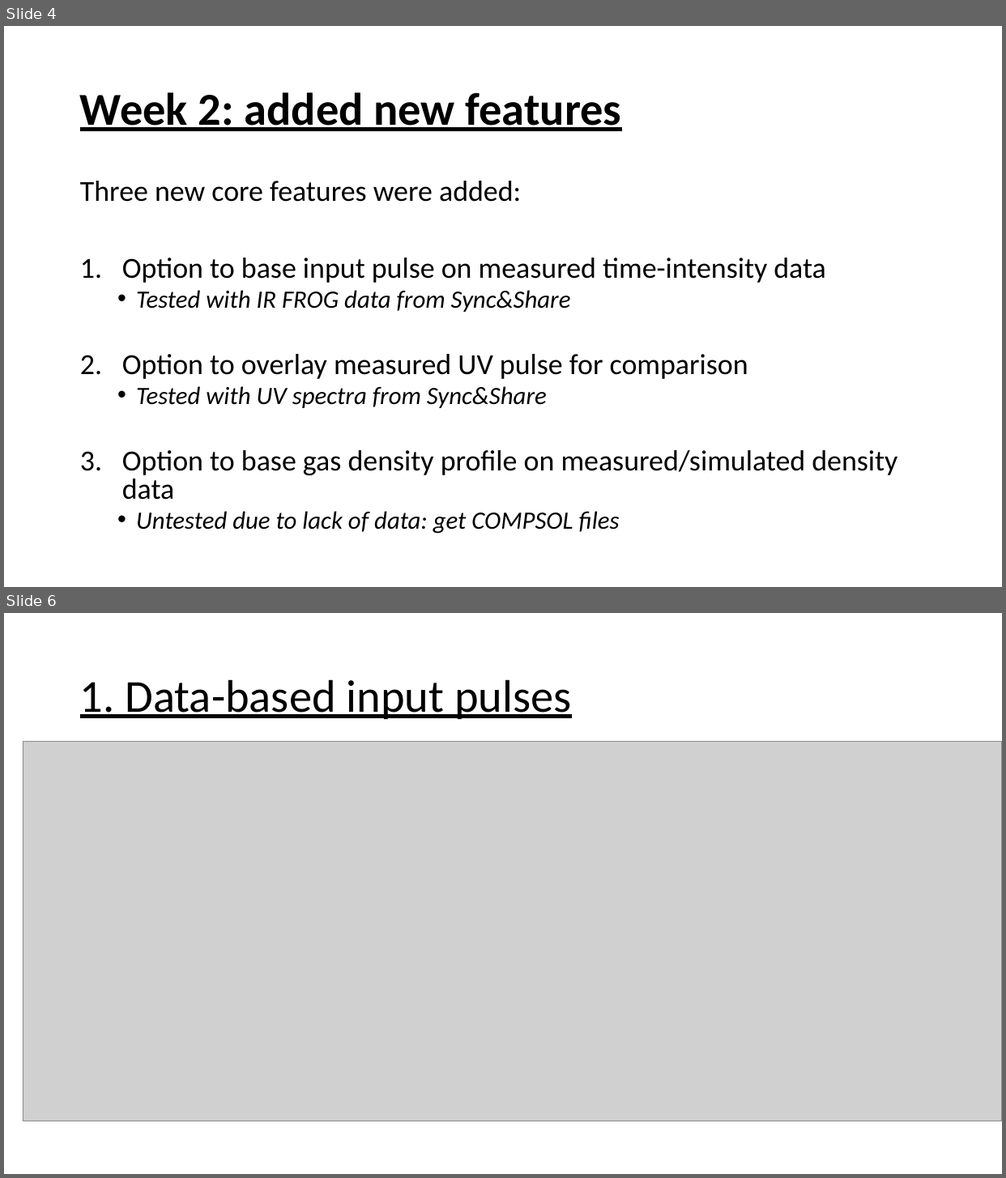
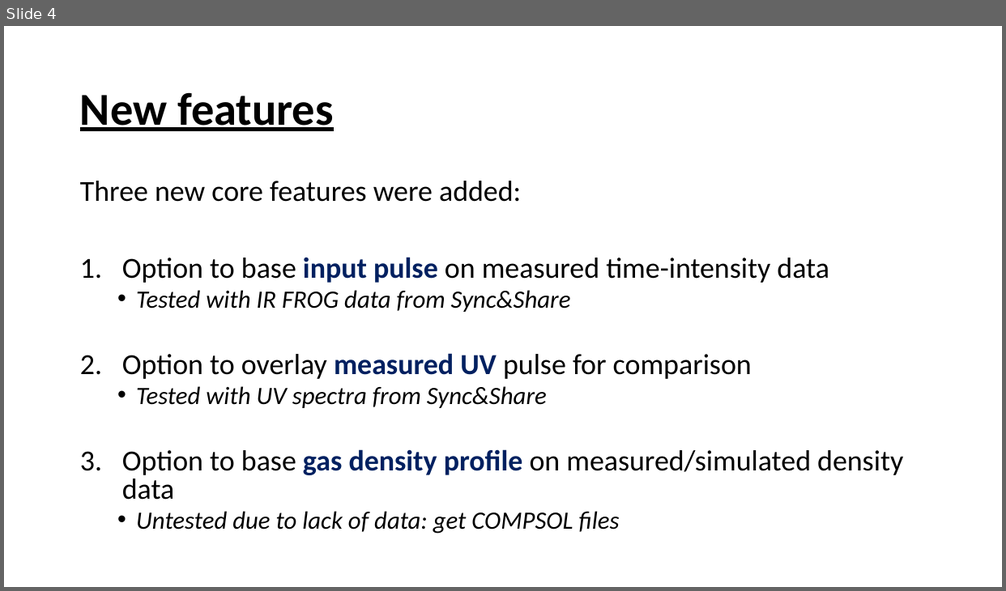
Before and after one commit to david-f-amorim/Simulating-THG-of-few-femtosecond-pulses-in-a-noble-gas-, a slide deck: presentations/DESY - Updates Week 1&2.pptx. Shown one above the other, each under a label of ours: slides 4 and 6 before the commit, slide 4 after it; the slides between them are not shown. The pictures are 1006x1178 and 1006x591 pixels, drawn with LibreOffice and Linux fonts; fonts in the diff are those of the drawing; grey boxes stand for pictures. Boxes give left, top, right and bottom in pixels: in the first picture for what was removed or moved away, otherwise in the second. Text is boxed around its words. In the diff, an @@ line names an element or a change of style, - is before the commit and + after.

```diff
--- a/presentations/DESY - Updates Week 1&2.pptx
+++ b/presentations/DESY - Updates Week 1&2.pptx
@@ slide 6 removed at <box>4,613,1002,1174</box>, background #FFFFFF @@
@@ title removed at <box>80,679,571,719</box> @@
-1. Data-based input pulses
@@ picture removed at <box>23,742,1002,1122</box> @@
@@ slide 4 changed as well @@
@@ title at <box>80,92,334,131</box>: text changed @@
-Week 2: added new features
+New features
@@ text at <box>122,257,903,500</box>: text colour #000000 to #002060, bold on in "input pulse", "measured UV", "gas density profile" @@
```
Also in this commit, not shown: 11 other slides changed, 4 slides added, 3 other slides removed, 2 other files.
